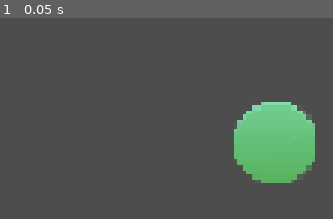
Above: before the commit, frame 1.
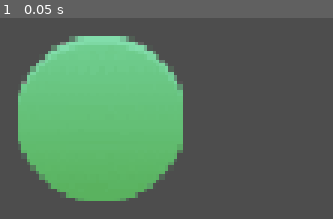
Above: after the commit, the same moment.

Repository: Samprisho/dots-revolution
Game: Godot game, scene res://player.tscn
The game is run twice, just before and just after one commit, with the same random seed, the same clock (stepped at 60 frames per second) and the same inputs. This scene is started directly instead of the project's main scene.
Inputs:
- Up to frame 1 (0.05 s): no input

The runs differ from the first frame. In frame 1, 42% of the frame differs, in the area x 5-95%, y 8-92%.

Commit message:
Worked on Dot Image

Diff:
--- a/player.tscn
+++ b/player.tscn
@@ -33,20 +33,16 @@
 "speed": 5.0
 }]
 
-[sub_resource type="CircleShape2D" id="CircleShape2D_6g1ex"]
-radius = 34.234486
-
 [node name="Player" type="Area2D" unique_id=2111529812]
-position = Vector2(220, 119)
+position = Vector2(136, 107)
 script = ExtResource("1_onrkg")
 metadata/_edit_group_ = true
 
 [node name="AnimatedSprite2D" type="AnimatedSprite2D" parent="." unique_id=759700781]
 position = Vector2(7, 4)
-scale = Vector2(0.51, 0.5)
+scale = Vector2(1.02, 1)
 sprite_frames = SubResource("SpriteFrames_lwu45")
 animation = &"PlayerMoveDown"
 
 [node name="CollisionShape2D" type="CollisionShape2D" parent="." unique_id=400150586]
 position = Vector2(7, 3)
-shape = SubResource("CircleShape2D_6g1ex")
